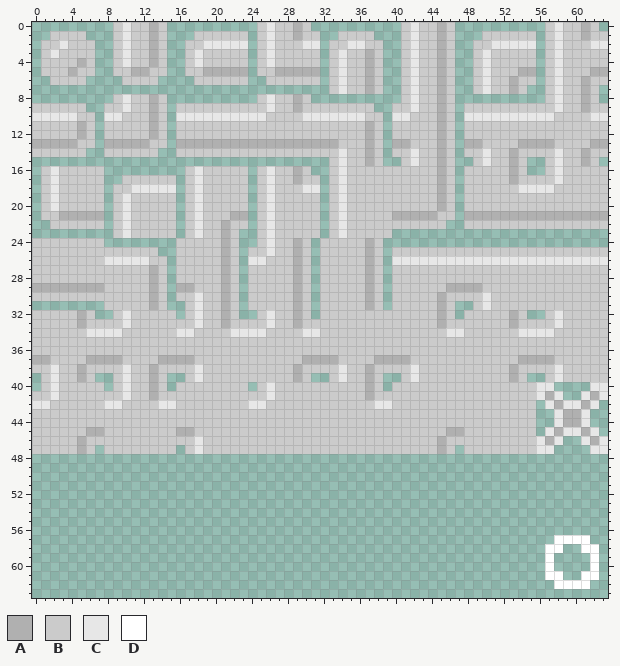
A pixel-art sprite gets an edit: scenes/grid/white.png. Above: the version before the commit.
The file is 64x64 pixels.
Palette (. is transparent): A #b0b0b0  B #cbcbcb  C #e7e7e7  D #ffffff
And afterwards:
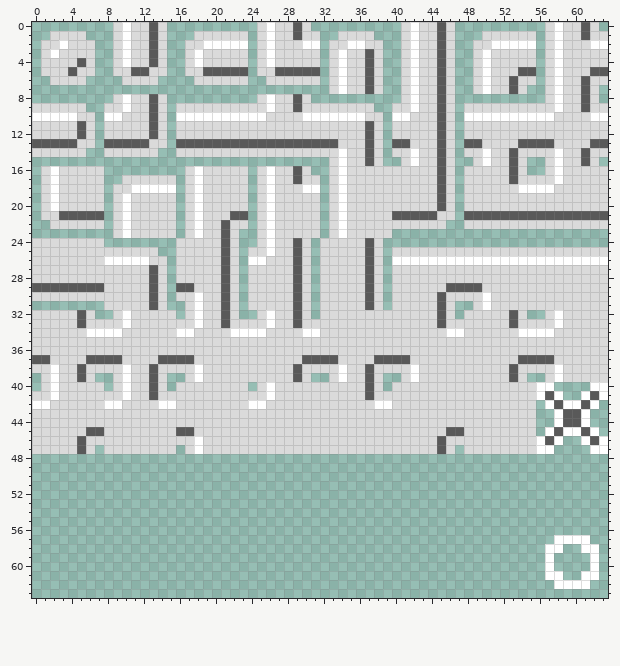
Log entry: make white brighter
Difference:
@@ palette @@
-A #b0b0b0
+A #595959
-B #cbcbcb
+B #dadada
@@ x 0..63 @@
- 0 .........BCBBAB..........BCBBAB..........BCBBAB..........BCBBAB.
- 1 ..BBBB...BCBBAB...BBBBBB.BCBBABB..BBBB...BCBBAB...BBBBBB.BCBBABB
- 2 .BBCBBB..BCBBAB..BBCCCCC.BCBBBCC.BBCCBB..BCBBAB..BBCCCCC.BCBBBCC
- 3 .BCBBBB..BCBBAB..BCBBBBB.BCBBBBB.BCBBAB..BCBBAB..BCBBBBB.BCBBBBB
- 4 .BBBBAB..BCBBAB..BCBBBBB.BCBBBBB.BCBBAB..BCBBAB..BCBBBBB.BCBBBBB
- 5 .BBBABB..BBAABB..BBAAAAA.BBAAAAA.BCBBAB..BCBBAB..BCBBBAA.BCBBBAA
- 6 ..BBBB....BBBB....BBBBBB..BBBBBB.BCBBAB..BCBBAB..BCBBABB.BCBBABB
- 7 .................................BCBBAB..BCBBAB..BCBBAB..BCBBAB.
- 8 .........BCBBAB..........BCBBAB..........BCBBAB..........BCBBAB.
- 9 BBBBBB..BBCBBAB.BBBBBBBBBBCBBABBBBBBBB..BBCBBAB.BBBBBBBBBBCBBABB
-10 CCCCCBB.CCBBBAB.CCCCCCCCCCBBBBCCCCCCCBB.CCBBBAB.CCCCCCCCCCBBBBCC
+ 0 .........BDBBAB..........BDBBAB..........BDBBAB..........BDBBAB.
+ 1 ..BBBB...BDBBAB...BBBBBB.BDBBABB..BBBB...BDBBAB...BBBBBB.BDBBABB
+ 2 .BBDBBB..BDBBAB..BBDDDDD.BDBBBDD.BBDDBB..BDBBAB..BBDDDDD.BDBBBDD
+ 3 .BDBBBB..BDBBAB..BDBBBBB.BDBBBBB.BDBBAB..BDBBAB..BDBBBBB.BDBBBBB
+ 4 .BBBBAB..BDBBAB..BDBBBBB.BDBBBBB.BDBBAB..BDBBAB..BDBBBBB.BDBBBBB
+ 5 .BBBABB..BBAABB..BBAAAAA.BBAAAAA.BDBBAB..BDBBAB..BDBBBAA.BDBBBAA
+ 6 ..BBBB....BBBB....BBBBBB..BBBBBB.BDBBAB..BDBBAB..BDBBABB.BDBBABB
+ 7 .................................BDBBAB..BDBBAB..BDBBAB..BDBBAB.
+ 8 .........BDBBAB..........BDBBAB..........BDBBAB..........BDBBAB.
+ 9 BBBBBB..BBDBBAB.BBBBBBBBBBDBBABBBBBBBB..BBDBBAB.BBBBBBBBBBDBBABB
+10 DDDDDBB.DDBBBAB.DDDDDDDDDDBBBBDDDDDDDBB.DDBBBAB.DDDDDDDDDDBBBBDD
 11 BBBBBAB.BBBBBAB.BBBBBBBBBBBBBBBBBBBBBAB.BBBBBAB.BBBBBBBBBBBBBBBB
@@ x 0..63 @@
 13 AAAAABB.AAAAABB.AAAAAAAAAAAAAAAAAABBBAB.AABBBAB.AABBBBAAAABBBBAA
-14 BBBBBB..BBBBBB..BBBBBBBBBBBBBBBBBBCBBAB.BBCBBAB.BBCBBABBBBCBBABB
-15 .................................BCBBAB..BCBBAB..BCBBAB..BCBBAB.
-16 .BCBBBBB.........BCBBBBB.BCBBAB..BCBBBBBBBBBBAB.BBBBBAB..BCBBBBB
-17 .BCBBBBB..BBBBBB.BCBBBBB.BCBBABB.BCBBBBBBBBBBAB.BBBBBABBBBCBBBBB
-18 .BCBBBBB.BBCCCCC.BCBBBBB.BCBBBCC.BCBBBBBBBBBBAB.BBBBBBCCCCBBBBBB
-19 .BCBBBBB.BCBBBBB.BCBBBBB.BCBBBBB.BCBBBBBBBBBBAB.BBBBBBBBBBBBBBBB
-20 .BCBBBBB.BCBBBBB.BCBBBBB.BCBBBBB.BCBBBBBBBBBBAB.BBBBBBBBBBBBBBBB
-21 .BBAAAAA.BCBBBBB.BCBBBAA.BCBBBBB.BCBBBBBAAAAABB.AAAAAAAAAAAAAAAA
-22 ..BBBBBB.BCBBBBB.BCBBABB.BCBBBBB.BCBBBBBBBBBBB..BBBBBBBBBBBBBBBB
-23 .........BCBBBBB.BCBBAB..BCBBBBB.BCBBBBB........................
-24 BBBBBBBB........BBBBBAB..BCBBAB.BBBBBAB.........................
-25 BBBBBBBBBBBBBB..BBBBBAB.BBCBBAB.BBBBBAB.BBBBBBBBBBBBBBBBBBBBBBBB
-26 BBBBBBBBCCCCCBB.BBBBBAB.CCBBBAB.BBBBBAB.CCCCCCCCCCCCCCCCCCCCCCCC
+14 BBBBBB..BBBBBB..BBBBBBBBBBBBBBBBBBDBBAB.BBDBBAB.BBDBBABBBBDBBABB
+15 .................................BDBBAB..BDBBAB..BDBBAB..BDBBAB.
+16 .BDBBBBB.........BDBBBBB.BDBBAB..BDBBBBBBBBBBAB.BBBBBAB..BDBBBBB
+17 .BDBBBBB..BBBBBB.BDBBBBB.BDBBABB.BDBBBBBBBBBBAB.BBBBBABBBBDBBBBB
+18 .BDBBBBB.BBDDDDD.BDBBBBB.BDBBBDD.BDBBBBBBBBBBAB.BBBBBBDDDDBBBBBB
+19 .BDBBBBB.BDBBBBB.BDBBBBB.BDBBBBB.BDBBBBBBBBBBAB.BBBBBBBBBBBBBBBB
+20 .BDBBBBB.BDBBBBB.BDBBBBB.BDBBBBB.BDBBBBBBBBBBAB.BBBBBBBBBBBBBBBB
+21 .BBAAAAA.BDBBBBB.BDBBBAA.BDBBBBB.BDBBBBBAAAAABB.AAAAAAAAAAAAAAAA
+22 ..BBBBBB.BDBBBBB.BDBBABB.BDBBBBB.BDBBBBBBBBBBB..BBBBBBBBBBBBBBBB
+23 .........BDBBBBB.BDBBAB..BDBBBBB.BDBBBBB........................
+24 BBBBBBBB........BBBBBAB..BDBBAB.BBBBBAB.........................
+25 BBBBBBBBBBBBBB..BBBBBAB.BBDBBAB.BBBBBAB.BBBBBBBBBBBBBBBBBBBBBBBB
+26 BBBBBBBBDDDDDBB.BBBBBAB.DDBBBAB.BBBBBAB.DDDDDDDDDDDDDDDDDDDDDDDD
 27 BBBBBBBBBBBBBAB.BBBBBAB.BBBBBAB.BBBBBAB.BBBBBBBBBBBBBBBBBBBBBBBB
@@ x 0..63 @@
 29 AAAAAAAABBBBBAB.AABBBAB.BBBBBAB.BBBBBAB.BBBBBBAAAABBBBBBBBBBBBBB
-30 BBBBBBBBBBBBBAB.BBCBBAB.BBBBBAB.BBBBBAB.BBBBBABBBBCBBBBBBBBBBBBB
-31 ........BBBBBAB..BCBBAB.BBBBBAB.BBBBBAB.BBBBBAB..BCBBBBBBBBBBBBB
-32 BBBBBAB..BCBBBBB.BCBBAB..BCBBAB.BBBBBBBBBBBBBAB.BBBBBAB..BCBBBBB
-33 BBBBBABBBBCBBBBBBBCBBABBBBCBBABBBBBBBBBBBBBBBABBBBBBBABBBBCBBBBB
-34 BBBBBBCCCCBBBBBBCCBBBBCCCCBBBBCCBBBBBBBBBBBBBBCCBBBBBBCCCCBBBBBB
+30 BBBBBBBBBBBBBAB.BBDBBAB.BBBBBAB.BBBBBAB.BBBBBABBBBDBBBBBBBBBBBBB
+31 ........BBBBBAB..BDBBAB.BBBBBAB.BBBBBAB.BBBBBAB..BDBBBBBBBBBBBBB
+32 BBBBBAB..BDBBBBB.BDBBAB..BDBBAB.BBBBBBBBBBBBBAB.BBBBBAB..BDBBBBB
+33 BBBBBABBBBDBBBBBBBDBBABBBBDBBABBBBBBBBBBBBBBBABBBBBBBABBBBDBBBBB
+34 BBBBBBDDDDBBBBBBDDBBBBDDDDBBBBDDBBBBBBBBBBBBBBDDBBBBBBDDDDBBBBBB
 35 BBBBBBBBBBBBBBBBBBBBBBBBBBBBBBBBBBBBBBBBBBBBBBBBBBBBBBBBBBBBBBBB
@@ x 0..63 @@
 37 AABBBBAAAABBBBAAAABBBBBBBBBBBBAAAABBBBAAAABBBBBBBBBBBBAAAABBBBBB
-38 BBCBBABBBBCBBABBBBCBBBBBBBBBBABBBBCBBABBBBCBBBBBBBBBBABBBBCBBBBB
-39 .BCBBAB..BCBBAB..BCBBBBBBBBBBAB..BCBBAB..BCBBBBBBBBBBAB..BCBBBBB
-40 .BCBBBBB.BCBBAB.BBBBBBBB.BCBBBBBBBBBBAB.BBBBBBBBBBBBBBBBCC....CC
-41 BBCBBBBBBBCBBABBBBBBBBBBBBCBBBBBBBBBBABBBBBBBBBBBBBBBBBBCAC..CAC
-42 CCBBBBBBCCBBBBCCBBBBBBBBCCBBBBBBBBBBBBCCBBBBBBBBBBBBBBBB.CACCAC.
-43 BBBBBBBBBBBBBBBBBBBBBBBBBBBBBBBBBBBBBBBBBBBBBBBBBBBBBBBB..CAAC..
-44 BBBBBBBBBBBBBBBBBBBBBBBBBBBBBBBBBBBBBBBBBBBBBBBBBBBBBBBB..CAAC..
-45 BBBBBBAABBBBBBBBAABBBBBBBBBBBBBBBBBBBBBBBBBBBBAABBBBBBBB.CACCAC.
-46 BBBBBABBBBBBBBBBBBCBBBBBBBBBBBBBBBBBBBBBBBBBBABBBBBBBBBBCAC..CAC
-47 BBBBBAB.BBBBBBBB.BCBBBBBBBBBBBBBBBBBBBBBBBBBBAB.BBBBBBBBCC....CC
+38 BBDBBABBBBDBBABBBBDBBBBBBBBBBABBBBDBBABBBBDBBBBBBBBBBABBBBDBBBBB
+39 .BDBBAB..BDBBAB..BDBBBBBBBBBBAB..BDBBAB..BDBBBBBBBBBBAB..BDBBBBB
+40 .BDBBBBB.BDBBAB.BBBBBBBB.BDBBBBBBBBBBAB.BBBBBBBBBBBBBBBBDD....DD
+41 BBDBBBBBBBDBBABBBBBBBBBBBBDBBBBBBBBBBABBBBBBBBBBBBBBBBBBDAD..DAD
+42 DDBBBBBBDDBBBBDDBBBBBBBBDDBBBBBBBBBBBBDDBBBBBBBBBBBBBBBB.DADDAD.
+43 BBBBBBBBBBBBBBBBBBBBBBBBBBBBBBBBBBBBBBBBBBBBBBBBBBBBBBBB..DAAD..
+44 BBBBBBBBBBBBBBBBBBBBBBBBBBBBBBBBBBBBBBBBBBBBBBBBBBBBBBBB..DAAD..
+45 BBBBBBAABBBBBBBBAABBBBBBBBBBBBBBBBBBBBBBBBBBBBAABBBBBBBB.DADDAD.
+46 BBBBBABBBBBBBBBBBBDBBBBBBBBBBBBBBBBBBBBBBBBBBABBBBBBBBBBDAD..DAD
+47 BBBBBAB.BBBBBBBB.BDBBBBBBBBBBBBBBBBBBBBBBBBBBAB.BBBBBBBBDD....DD
 48 ................................................................
Where, in picture pixels (left, top, right, bottom), the same in both pictures:
changed: (32, 22, 608, 454)
